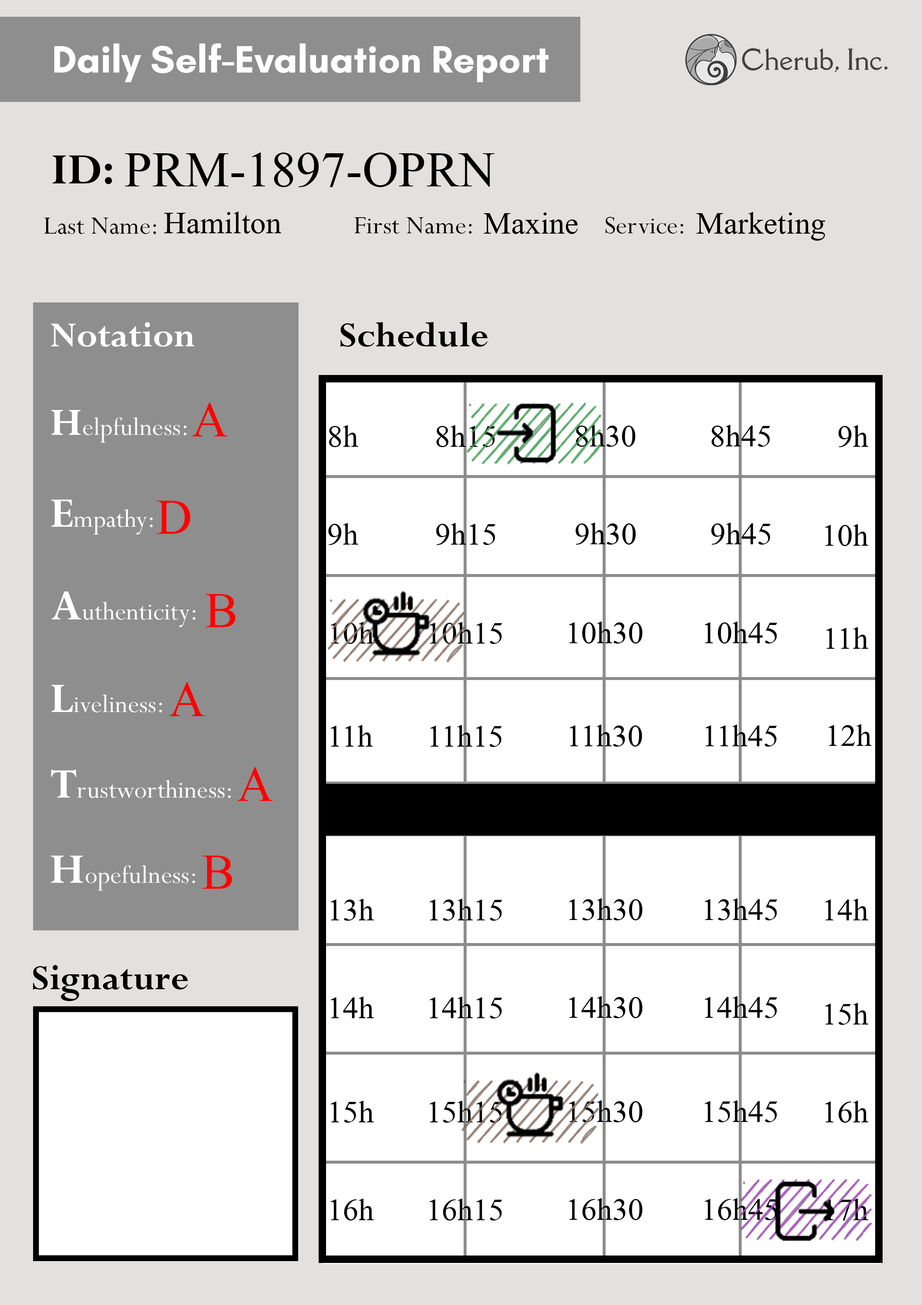
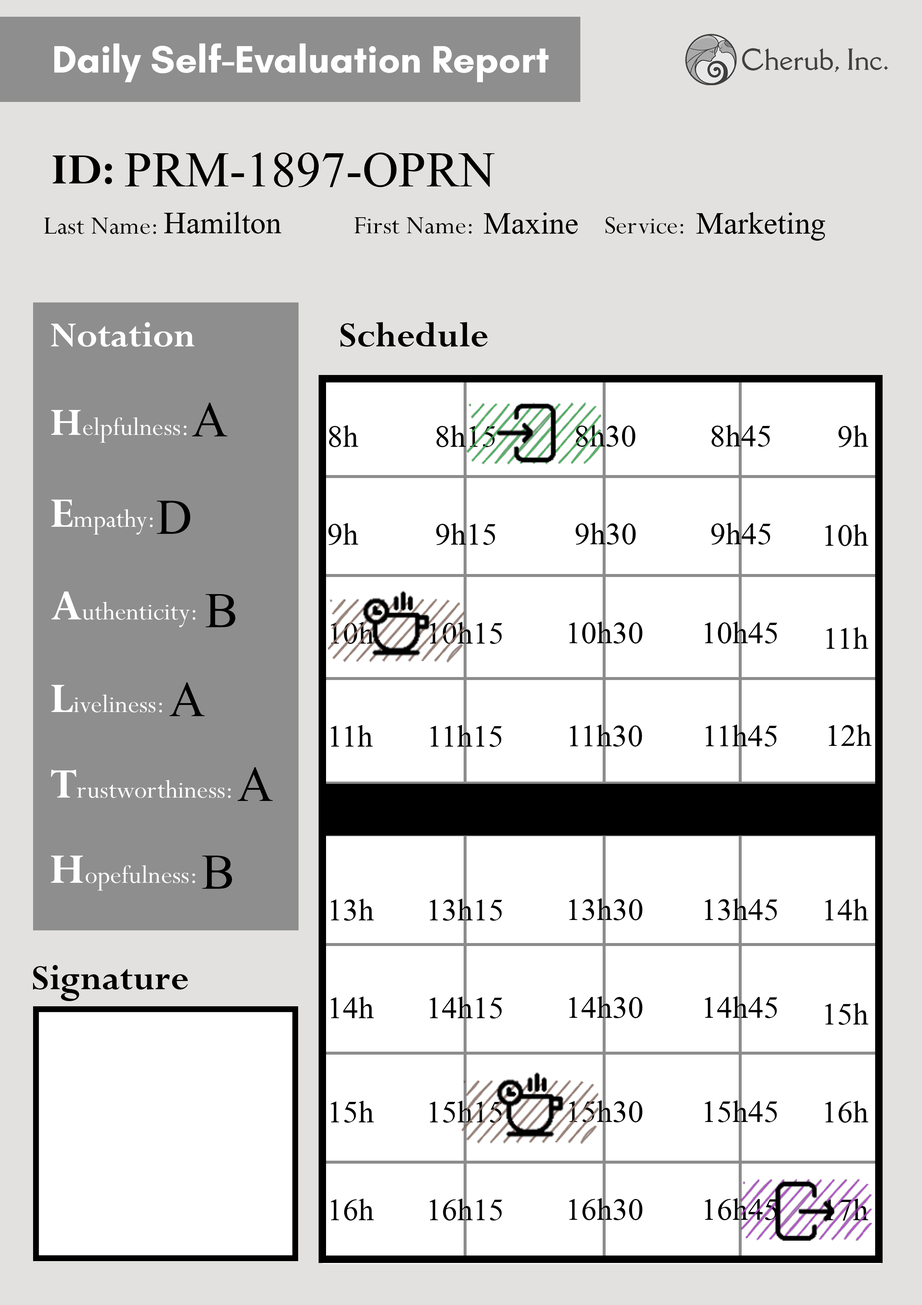
Layer changes from the first 922x1305 image to the second:
painted on "B" (1st of 2, in "Maxine") over left=202, top=855, right=233, bottom=889
painted on "A" (1st of 3, in "Maxine") over left=237, top=766, right=273, bottom=801
renamed "A copie 3" to "A", painted on it over left=169, top=682, right=205, bottom=716
painted on "B" (2nd of 2, in "Maxine") over left=205, top=593, right=236, bottom=628
painted on "D" over left=156, top=500, right=191, bottom=534
painted on "A" (3rd of 3, in "Maxine") over left=192, top=402, right=228, bottom=437
